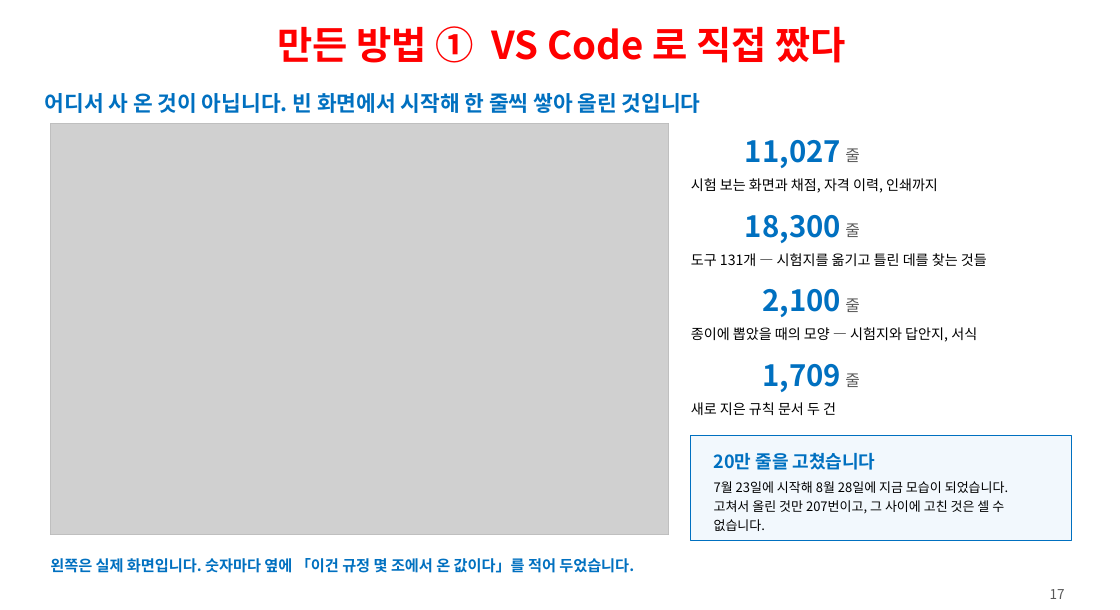
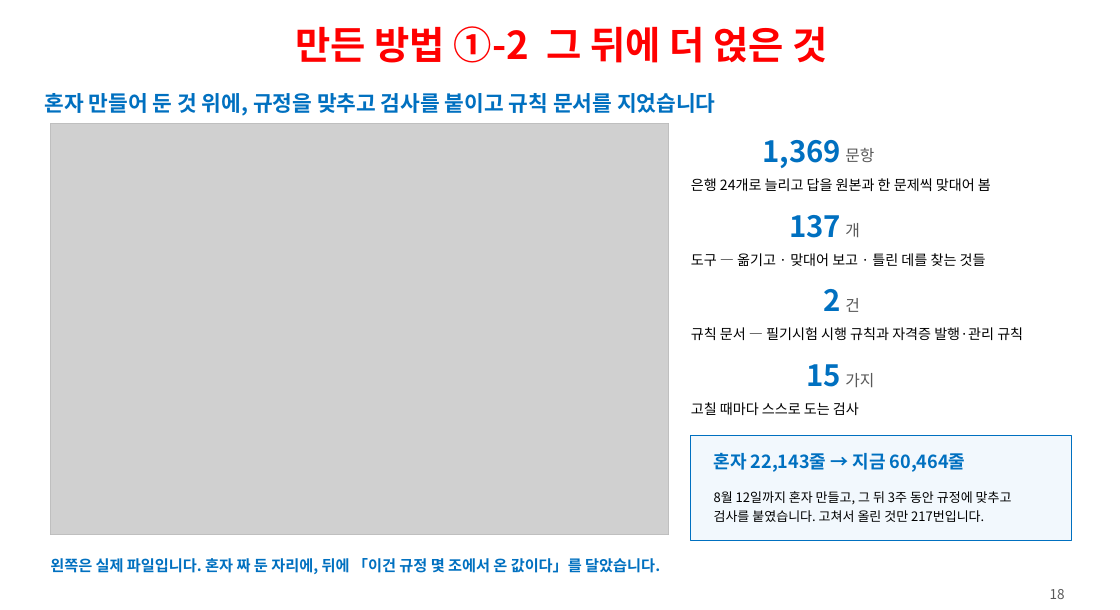
Before and after one commit to ys1277-sys/HIENDT-CBT, a slide deck: slide 18 of docs/발표자료-CBT-2026-08.pptx (slide 17 before the commit). Drawn at 1120x610 pixels with LibreOffice and Linux fonts; fonts in the diff are those of the drawing; grey boxes stand for pictures. Boxes give left, top, right and bottom in pixels: in the first picture for what was removed or moved away, otherwise in the second. Text is boxed around its words. In the diff, an @@ line names an element or a change of style, - is before the commit and + after.

```diff
--- a/docs/발표자료-CBT-2026-08.pptx
+++ b/docs/발표자료-CBT-2026-08.pptx
@@ text at (295, 26, 828, 63): text changed @@
-만든 방법 ① VS Code 로 직접 짰다
+만든 방법 ①-2 그 뒤에 더 얹은 것
@@ text at (45, 93, 715, 116): text changed @@
-어디서 사 온 것이 아닙니다. 빈 화면에서 시작해 한 줄씩 쌓아 올린 것입니다
+혼자 만들어 둔 것 위에, 규정을 맞추고 검사를 붙이고 규칙 문서를 지었습니다
@@ text at (762, 140, 841, 168): text changed @@
-11,027
+1,369
@@ text at (845, 148, 874, 162): text changed @@
-줄
+문항
@@ text at (691, 178, 991, 191): text changed @@
-시험 보는 화면과 채점, 자격 이력, 인쇄까지
+은행 24개로 늘리고 답을 원본과 한 문제씩 맞대어 봄
@@ text at (789, 215, 841, 238): text changed @@
-18,300
+137
@@ text at (845, 223, 860, 237): text changed @@
-줄
+개
@@ text at (691, 253, 986, 266): text changed @@
-도구 131개 — 시험지를 옮기고 틀린 데를 찾는 것들
+도구 — 옮기고 · 맞대어 보고 · 틀린 데를 찾는 것들
@@ text at (824, 289, 841, 311): text changed @@
-2,100
+2
@@ text at (845, 298, 860, 312): text changed @@
-줄
+건
@@ text at (691, 327, 1023, 340): text changed @@
-종이에 뽑았을 때의 모양 — 시험지와 답안지, 서식
+규칙 문서 — 필기시험 시행 규칙과 자격증 발행·관리 규칙
@@ text at (807, 364, 842, 387): text changed @@
-1,709
+15
@@ text at (845, 373, 874, 387): text changed @@
-줄
+가지
@@ text at (691, 402, 859, 415): text changed @@
-새로 지은 규칙 문서 두 건
+고칠 때마다 스스로 도는 검사
@@ text at (714, 452, 966, 472): text changed @@
-20만 줄을 고쳤습니다
+혼자 22,143줄 → 지금 60,464줄
@@ text at (714, 491, 1012, 522): text changed @@
-7월 23일에 시작해 8월 28일에 지금 모습이 되었습니다.
-고쳐서 올린 것만 207번이고, 그 사이에 고친 것은 셀 수 없습니다.
+8월 12일까지 혼자 만들고, 그 뒤 3주 동안 규정에 맞추고
+검사를 붙였습니다. 고쳐서 올린 것만 217번입니다.
@@ text at (50, 558, 660, 574): text changed @@
-왼쪽은 실제 화면입니다. 숫자마다 옆에 「이건 규정 몇 조에서 온 값이다」를 적어 두었습니다.
+왼쪽은 실제 파일입니다. 혼자 짜 둔 자리에, 뒤에 「이건 규정 몇 조에서 온 값이다」를 달았습니다.
@@ text at (1050, 589, 1065, 599): text changed @@
-17
+18
```
Also in this commit, not shown: 19 other slides changed, 1 slide added, 1 other file.
